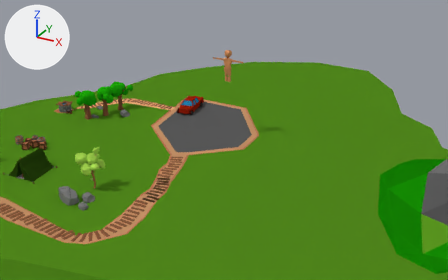
An edit to the Blender file ldjam/ldjam_challenge_2.blend, drawn before and after from the same camera.
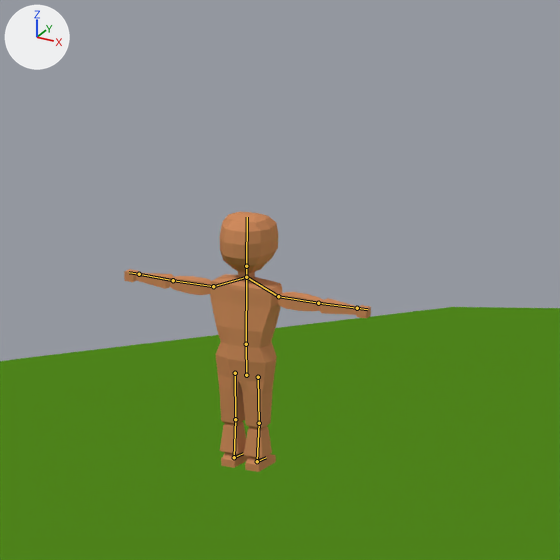
Each version is shown from a 50 mm lens placed at (106.9, -173.4, 85.3), pointed at (16.4, -8.9, 3.0), then close up on the part from 44% to 59% of the width and 9% to 33% of the height. The axes (+X, +Y, +Z) are drawn at upper left. The lights are the same throughout. The bones that bend it are drawn over the model as lines in the close-ups.

The first close-up shows 'Ground', 'model_player_v3.001'.
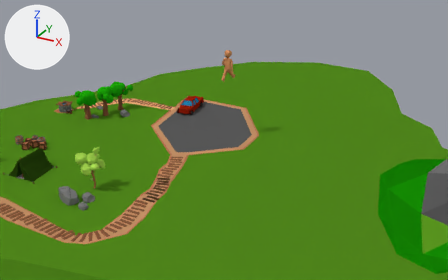
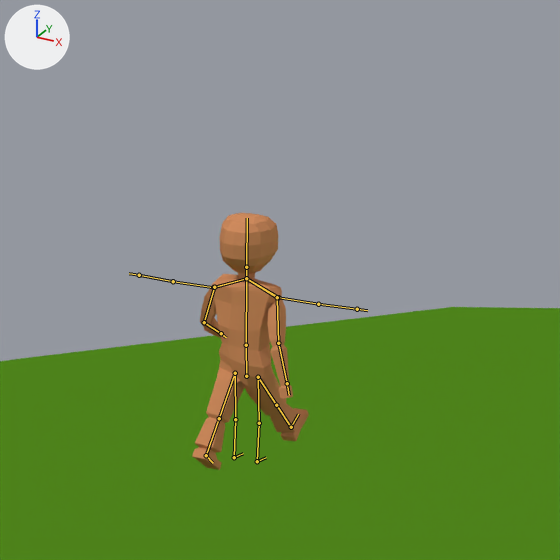
The newer file adds an action. The first version stands in its rest pose; the second is drawn at frame 1 of the action 'Player.Walk'.

Patch to the scene script:
```diff
--- a/ldjam/ldjam_challenge_2.blend.py
+++ b/ldjam/ldjam_challenge_2.blend.py
@@ bone_shoulder_l @@
 bone_shoulder_l = bpy.data.objects['Armature.001'].pose.bones['Shoulder.L']  # child of 'Spine'
-bone_shoulder_l.rotation_quaternion = (1.0, 0.0, 0.0, 0.0)  # degrees (0, 0, 0)
+bone_shoulder_l.rotation_quaternion = (0.996, 0.03, -0.079, -0.004)  # degrees (4, -9, -1)
@@ bone_arm_upper_l @@
 bone_arm_upper_l = bpy.data.objects['Armature.001'].pose.bones['Arm.Upper.L']  # child of 'Shoulder.L'
-bone_arm_upper_l.rotation_quaternion = (1.0, 0.0, 0.0, 0.0)  # degrees (0, 0, 0)
+bone_arm_upper_l.rotation_quaternion = (0.83, 0.019, -0.015, -0.557)  # degrees (3, 0, -68)
@@ bone_arm_lower_l @@
 bone_arm_lower_l = bpy.data.objects['Armature.001'].pose.bones['Arm.Lower.L']  # child of 'Arm.Upper.L'
-bone_arm_lower_l.rotation_quaternion = (1.0, 0.0, 0.0, 0.0)  # degrees (0, 0, 0)
+bone_arm_lower_l.rotation_quaternion = (0.853, 0.276, -0.349, -0.273)  # degrees (48, -26, -47)
@@ bone_shoulder_r @@
 bone_shoulder_r = bpy.data.objects['Armature.001'].pose.bones['Shoulder.R']  # child of 'Spine'
-bone_shoulder_r.rotation_quaternion = (1.0, 0.0, 0.0, 0.0)  # degrees (0, 0, 0)
+bone_shoulder_r.rotation_quaternion = (0.995, -0.037, -0.097, -0.004)  # degrees (-4, -11, 0)
@@ bone_arm_upper_r @@
 bone_arm_upper_r = bpy.data.objects['Armature.001'].pose.bones['Arm.Upper.R']  # child of 'Shoulder.R'
-bone_arm_upper_r.rotation_quaternion = (1.0, 0.0, 0.0, 0.0)  # degrees (0, 0, 0)
+bone_arm_upper_r.rotation_quaternion = (0.79, -0.06, -0.093, 0.602)  # degrees (-12, -4, 75)
@@ bone_arm_lower_r @@
 bone_arm_lower_r = bpy.data.objects['Armature.001'].pose.bones['Arm.Lower.R']  # child of 'Arm.Upper.R'
-bone_arm_lower_r.rotation_quaternion = (1.0, 0.0, 0.0, 0.0)  # degrees (0, 0, 0)
+bone_arm_lower_r.rotation_quaternion = (0.991, 0.132, 0.036, -0.003)  # degrees (15, 4, 0)
@@ bone_iktarget_l @@
 bone_iktarget_l = bpy.data.objects['Armature.001'].pose.bones['IKTarget.L']
-bone_iktarget_l.location = (0.0, 0.0, 0.0)
-bone_iktarget_l.rotation_quaternion = (1.0, 0.0, 0.0, 0.0)  # degrees (0, 0, 0)
+bone_iktarget_l.location = (0.35, 2.38, -0.18)
+bone_iktarget_l.rotation_quaternion = (0.955, 0.298, 0.0, 0.0)  # degrees (35, 0, 0)
@@ bone_ikleg_pole_r @@
 bone_ikleg_pole_r = bpy.data.objects['Armature.001'].pose.bones['IKLeg.Pole.R']
-bone_ikleg_pole_r.location = (0.0, 0.0, 0.0)
+bone_ikleg_pole_r.location = (0.0, 4.08, 0.0)
@@ bone_iktarget_r @@
 bone_iktarget_r = bpy.data.objects['Armature.001'].pose.bones['IKTarget.R']
-bone_iktarget_r.location = (0.0, 0.0, 0.0)
-bone_iktarget_r.rotation_quaternion = (1.0, 0.0, 0.0, 0.0)  # degrees (0, 0, 0)
+bone_iktarget_r.location = (-0.3, -2.38, 0.8)
+bone_iktarget_r.rotation_quaternion = (0.959, -0.284, 0.0, 0.0)  # degrees (-33, 0, 0)
```

Boxes (x1, y1, x2, y2) around the edits, measured in the close-ups (560 x 560 px):
'model_player_v3.001', posed (52% narrower)
    before: (124, 212, 371, 472)
    after: (192, 213, 309, 470)
bone 'Shoulder.L', root to tip
    before: (246, 277) to (213, 286)
    after: (246, 278) to (214, 287)
bone 'Arm.Upper.L', root to tip
    before: (213, 286) to (173, 280)
    after: (214, 287) to (204, 322)
bone 'Arm.Lower.L', root to tip
    before: (173, 280) to (139, 274)
    after: (204, 322) to (221, 333)
bone 'Shoulder.R', root to tip
    before: (246, 277) to (278, 296)
    after: (246, 278) to (277, 297)
bone 'Arm.Upper.R', root to tip
    before: (278, 296) to (318, 303)
    after: (277, 297) to (278, 343)
bone 'Arm.Lower.R', root to tip
    before: (318, 303) to (357, 308)
    after: (278, 343) to (287, 383)
